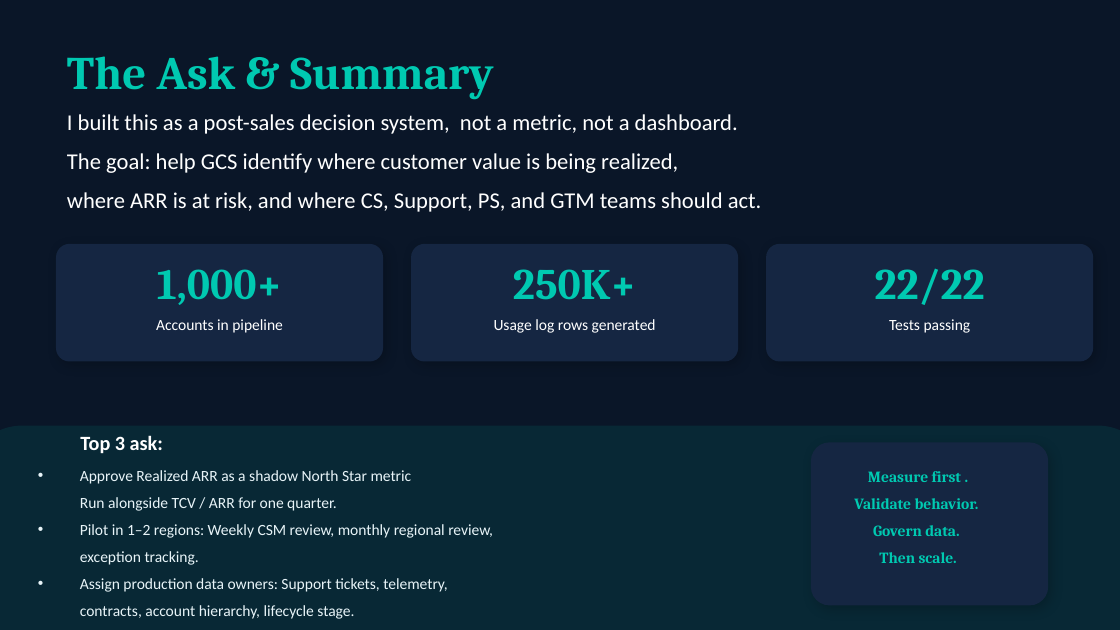
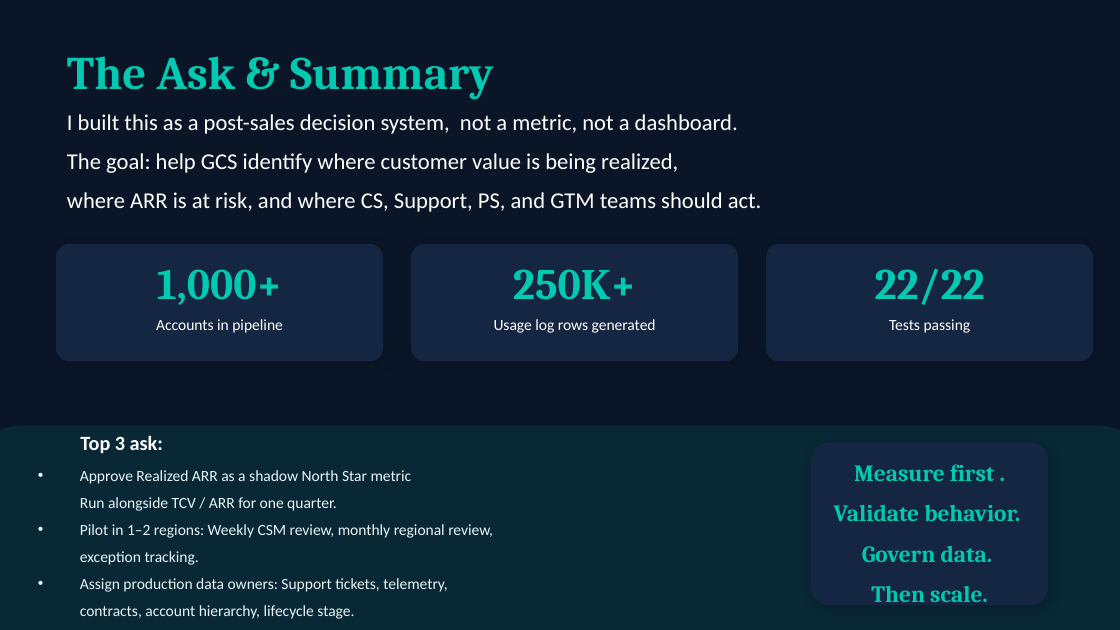
Before and after one commit to DharmeshBhagat/panw-gcs-northstar, a slide deck: slide 10 of presentation/PANW_GCS_RealizedARR_FinalDeck.pptx. Drawn at 1120x630 pixels with LibreOffice and Linux fonts; fonts in the diff are those of the drawing. Boxes give left, top, right and bottom in pixels: in the first picture for what was removed or moved away, otherwise in the second. Text is boxed around its words. In the diff, an @@ line names an element or a change of style, - is before the commit and + after.

```diff
--- a/presentation/PANW_GCS_RealizedARR_FinalDeck.pptx
+++ b/presentation/PANW_GCS_RealizedARR_FinalDeck.pptx
@@ text "Measure first .": place and size @@
-text "Measure first ." at box(854, 471, 979, 563)
+text "Measure first ." at box(834, 464, 1020, 602)
@@ text "Measure first ." at box(834, 464, 1020, 602): size 10 to 15 pt @@
```
Also in this commit, not shown: 5 other slides changed, 4 slides added.
